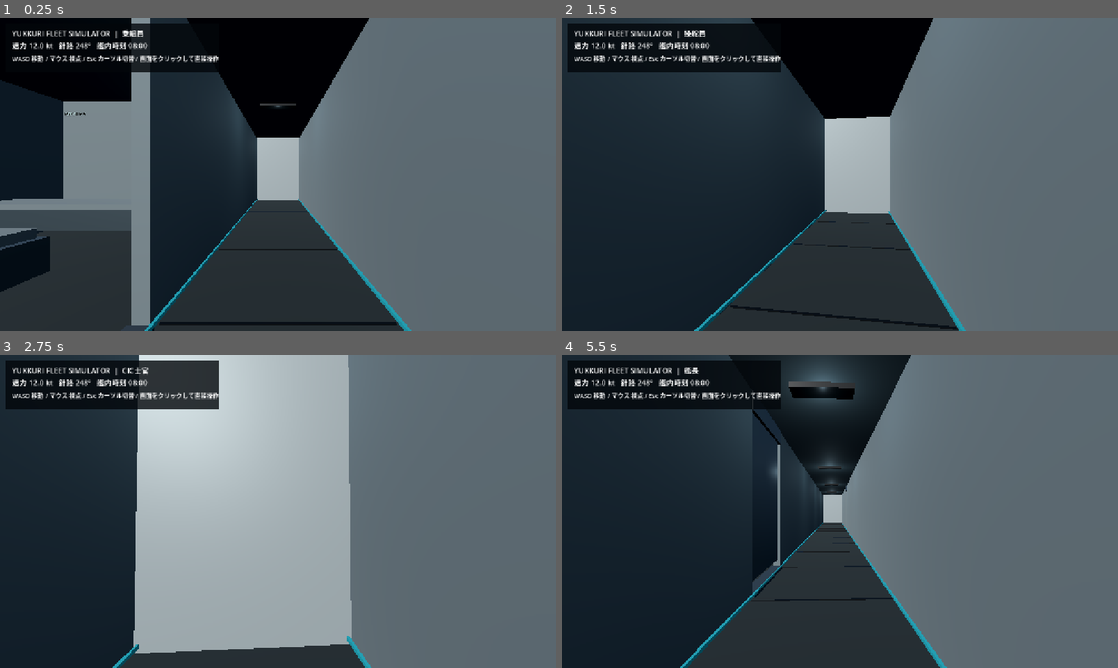
Above: before the commit, frames 1-4 (two rows, left to right).
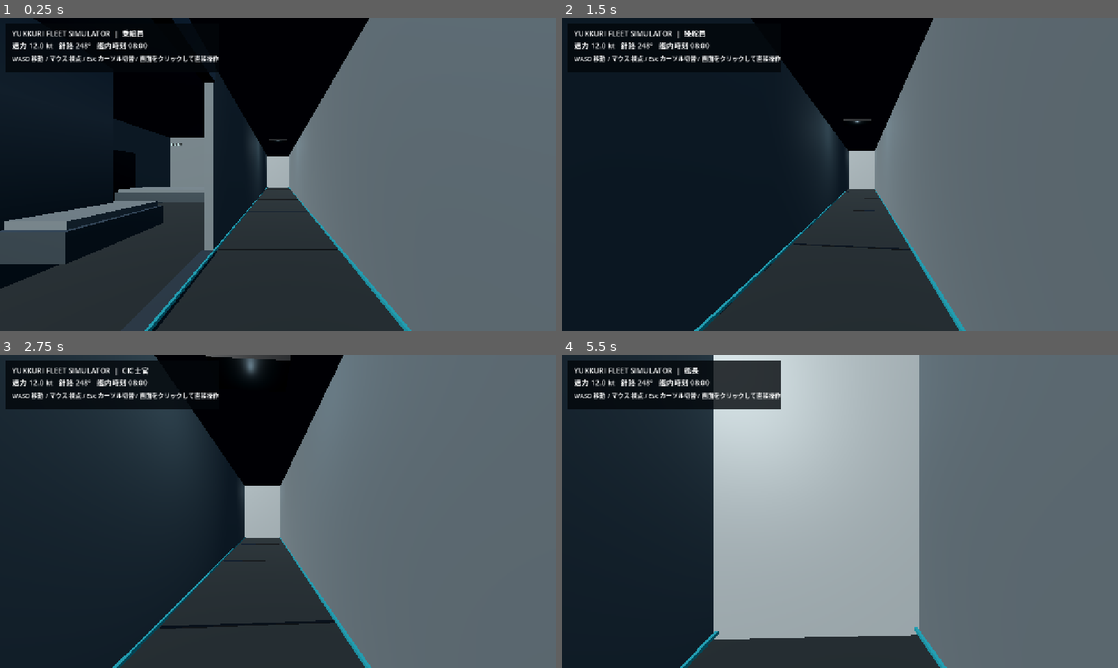
Above: after the commit, the same moments.

Repository: YukkuriP/Yukkuri-FPS-3
Game: Godot game, scene res://scenes/main.tscn
Two runs of this game, one before a commit and one after it. Both use one fixed random seed, a clock stepped at 60 frames per second and the inputs below.
Inputs (mouse positions are in pixels of both pictures, inside the frame that each line leads up to):
- Up to frame 1 (0.25 s): no input
- Up to frame 2 (1.5 s): move the mouse to (867, 174) at 0.52 s; hold W (fleet_fwd) from 0.53 s (still down); tap 1 at 0.6 s; click (867, 174) at 0.67 s; move the mouse to (812, 174) at 1.27 s; tap 2 at 1.35 s
- Up to frame 3 (2.75 s): keep holding W (fleet_fwd); move the mouse to (289, 505) at 2.02 s; tap 3 at 2.1 s
- Up to frame 4 (5.5 s): keep holding W (fleet_fwd); move the mouse to (834, 517) at 2.77 s; tap one key every 0.75 s from 2.85 s: 4 5 6 1; click (834, 517) at 2.92 s; move the mouse to (878, 514) at 3.52 s; move the mouse to (795, 508) at 4.27 s; move the mouse to (845, 511) at 5.02 s; click (845, 511) at 5.17 s

The runs differ from the first frame. In frame 1, 21% of the frame differs, in the area x 0-72%, y 0-100%; in frame 2, 6.0%; in frame 3, 35%, in the area x 24-64%, y 0-96%; in frame 4, 33%.

Commit message:
Scale ship geometry to Flight IIA overall length

Diff:
--- a/scripts/main.gd
+++ b/scripts/main.gd
@@ -4,6 +4,7 @@
 const SENS := 0.002
 const ROLES := ["艦長","操舵員","CIC士官","機関員","通信員","乗組員"]
 const KEYS: Array[Key] = [KEY_1,KEY_2,KEY_3,KEY_4,KEY_5,KEY_6]
+var ship_root: Node3D
 var player: CharacterBody3D
 var camera: Camera3D
 var pitch := 0.0
@@ -24,12 +25,17 @@
 func _ready() -> void:
 	_input_map()
 	_ocean_and_sky()
+	ship_root = Node3D.new()
+	ship_root.name = "ShipGeometry"
+	# Public Flight IIA overall length is 155.29 m; beam remains 18 m.
+	ship_root.scale = Vector3(1.0, 1.0, 2.0)
+	add_child(ship_root)
 	_exterior()
 	_interior()
 	var visual_upgrade:=Node3D.new()
 	visual_upgrade.set_script(load("res://scripts/visual_upgrade.gd"))
 	visual_upgrade.name="VisualUpgrade"
-	add_child(visual_upgrade)
+	ship_root.add_child(visual_upgrade)
 	_player()
 	_hud()
 	Input.mouse_mode = Input.MOUSE_MODE_CAPTURED
@@ -80,30 +86,30 @@
 	var hull:=_material(Color(0.17,0.22,0.25),0.72,0.38)
 	var white:=_material(Color(0.68,0.72,0.72),0.25,0.6)
 	var deck:=_material(Color(0.29,0.33,0.34),0.45,0.65)
-	_cube(self,"Hull",Vector3(0,-0.9,2),Vector3(18,3.5,78),Color.WHITE).material_override=hull
-	_cube(self,"Bow",Vector3(0,-0.7,-39),Vector3(13,2.7,7),Color.WHITE).material_override=hull
-	_cube(self,"Main deck",Vector3(0,1.0,2),Vector3(17.5,0.22,76),Color.WHITE).material_override=deck
-	_cube(self,"Forecastle",Vector3(0,1.2,-28),Vector3(15,0.3,22),Color.WHITE,true).material_override=deck
-	_cube(self,"Forward deckhouse",Vector3(0,4,-21),Vector3(12,5.8,17),Color.WHITE).material_override=white
-	_cube(self,"Bridge glazing",Vector3(0,6.5,-29.55),Vector3(10.8,1.2,0.12),Color(0.025,0.14,0.2))
-	_cube(self,"Upper bridge",Vector3(0,7.8,-21),Vector3(9,2,10),Color.WHITE).material_override=white
-	_cube(self,"Aft deckhouse",Vector3(0,3.6,13),Vector3(13,5,19),Color.WHITE).material_override=white
-	_cube(self,"Funnel",Vector3(0,7.4,15),Vector3(4,4,4),Color(0.12,0.15,0.17))
-	_cube(self,"Hangar",Vector3(0,4.8,28),Vector3(12,6,12),Color.WHITE).material_override=white
-	_cube(self,"Hangar door",Vector3(0,4,34.1),Vector3(8.5,4.2,0.15),Color(0.1,0.15,0.18))
-	_cube(self,"Mast",Vector3(0,10.4,-21),Vector3(0.8,5,0.8),Color(0.3,0.34,0.35))
-	_cube(self,"Mast yard",Vector3(0,12,-21),Vector3(6.5,0.2,0.2),Color(0.3,0.34,0.35))
-	_cube(self,"Mast top",Vector3(0,13.4,-21),Vector3(0.4,2.5,0.4),Color(0.3,0.34,0.35))
+	_cube(ship_root,"Hull",Vector3(0,-0.9,2),Vector3(18,3.5,78),Color.WHITE).material_override=hull
+	_cube(ship_root,"Bow",Vector3(0,-0.7,-39),Vector3(13,2.7,7),Color.WHITE).material_override=hull
+	_cube(ship_root,"Main deck",Vector3(0,1.0,2),Vector3(17.5,0.22,76),Color.WHITE).material_override=deck
+	_cube(ship_root,"Forecastle",Vector3(0,1.2,-28),Vector3(15,0.3,22),Color.WHITE,true).material_override=deck
+	_cube(ship_root,"Forward deckhouse",Vector3(0,4,-21),Vector3(12,5.8,17),Color.WHITE).material_override=white
+	_cube(ship_root,"Bridge glazing",Vector3(0,6.5,-29.55),Vector3(10.8,1.2,0.12),Color(0.025,0.14,0.2))
+	_cube(ship_root,"Upper bridge",Vector3(0,7.8,-21),Vector3(9,2,10),Color.WHITE).material_override=white
+	_cube(ship_root,"Aft deckhouse",Vector3(0,3.6,13),Vector3(13,5,19),Color.WHITE).material_override=white
+	_cube(ship_root,"Funnel",Vector3(0,7.4,15),Vector3(4,4,4),Color(0.12,0.15,0.17))
+	_cube(ship_root,"Hangar",Vector3(0,4.8,28),Vector3(12,6,12),Color.WHITE).material_override=white
+	_cube(ship_root,"Hangar door",Vector3(0,4,34.1),Vector3(8.5,4.2,0.15),Color(0.1,0.15,0.18))
+	_cube(ship_root,"Mast",Vector3(0,10.4,-21),Vector3(0.8,5,0.8),Color(0.3,0.34,0.35))
+	_cube(ship_root,"Mast yard",Vector3(0,12,-21),Vector3(6.5,0.2,0.2),Color(0.3,0.34,0.35))
+	_cube(ship_root,"Mast top",Vector3(0,13.4,-21),Vector3(0.4,2.5,0.4),Color(0.3,0.34,0.35))
 	for x in [-8.35,8.35]:
-		for z in range(-34,39,3): _cube(self,"Rail post",Vector3(x,2,float(z)),Vector3(0.12,1.8,0.12),Color(0.65,0.69,0.68))
-		_cube(self,"Rail",Vector3(x,2.9,2),Vector3(0.12,0.12,72),Color(0.7,0.73,0.72))
-	for z in range(-34,38,4): _cube(self,"Deck seam",Vector3(0,1.12,float(z)),Vector3(16,0.015,0.04),Color(0.12,0.15,0.16))
+		for z in range(-34,39,3): _cube(ship_root,"Rail post",Vector3(x,2,float(z)),Vector3(0.12,1.8,0.12),Color(0.65,0.69,0.68))
+		_cube(ship_root,"Rail",Vector3(x,2.9,2),Vector3(0.12,0.12,72),Color(0.7,0.73,0.72))
+	for z in range(-34,38,4): _cube(ship_root,"Deck seam",Vector3(0,1.12,float(z)),Vector3(16,0.015,0.04),Color(0.12,0.15,0.16))
 
 func _interior() -> void:
 	var plan := Node3D.new()
 	plan.name = "CompartmentedDeckPlan"
 	plan.set_script(load("res://scripts/deck_plan.gd"))
-	add_child(plan)
+	ship_root.add_child(plan)
 	_add_console(Vector3(3.2, 1.85, -27.0), "BRIDGE", "航海・艦内状況")
 	_add_console(Vector3(4.9, 1.85, -27.0), "BRIDGE", "艦長用状況盤")
 	_add_console(Vector3(-4.1, 1.85, -15.0), "CIC", "乗員訓練・艦内状況")
@@ -113,7 +119,7 @@
 	_add_console(Vector3(-4.1, 1.85, 9.0), "MESS", "食堂案内")
 
 func _add_console(pos: Vector3, kind: String, title: String) -> void:
-	var root:=Node3D.new(); root.position=pos; add_child(root)
+	var root:=Node3D.new(); root.position=pos; ship_root.add_child(root)
 	_cube(root,"Console cabinet",Vector3(0,0,0),Vector3(1.8,1.15,0.85),Color(0.08,0.12,0.15),true)
 	_cube(root,"Bezel",Vector3(0,0.72,-0.18),Vector3(1.65,0.88,0.12),Color(0.02,0.04,0.05))
 	var vp:=SubViewport.new(); vp.size=Vector2i(640,360); vp.render_target_update_mode=SubViewport.UPDATE_ALWAYS; root.add_child(vp)
@@ -136,7 +142,7 @@
 	consoles.append({"node":root,"kind":kind,"title":title,"label":label})
 
 func _player() -> void:
-	player=CharacterBody3D.new(); player.position=Vector3(0,2.2,34); add_child(player)
+	player=CharacterBody3D.new(); player.name="Player"; player.position=Vector3(0,2.2,68); add_child(player)
 	var col:=CollisionShape3D.new(); var cap:=CapsuleShape3D.new(); cap.radius=0.34; cap.height=1.8; col.shape=cap; player.add_child(col)
 	camera=Camera3D.new(); camera.position=Vector3(0,0.65,0); camera.current=true; camera.fov=78; player.add_child(camera)
 
